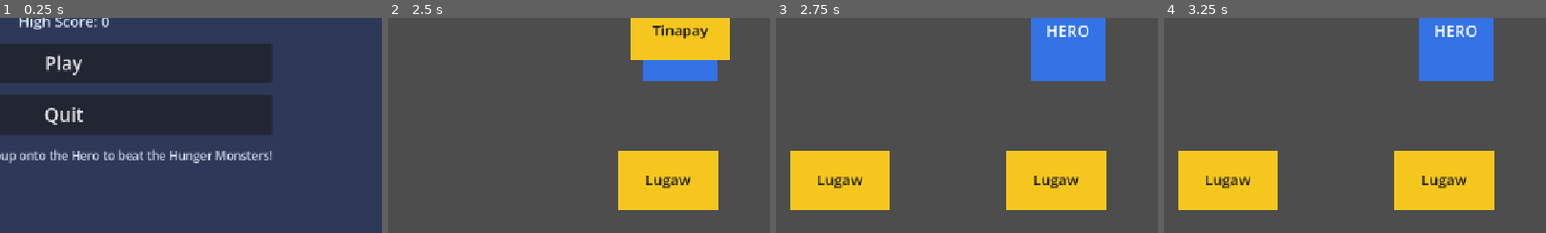
Above: before the commit, frames 1-4 (left to right).
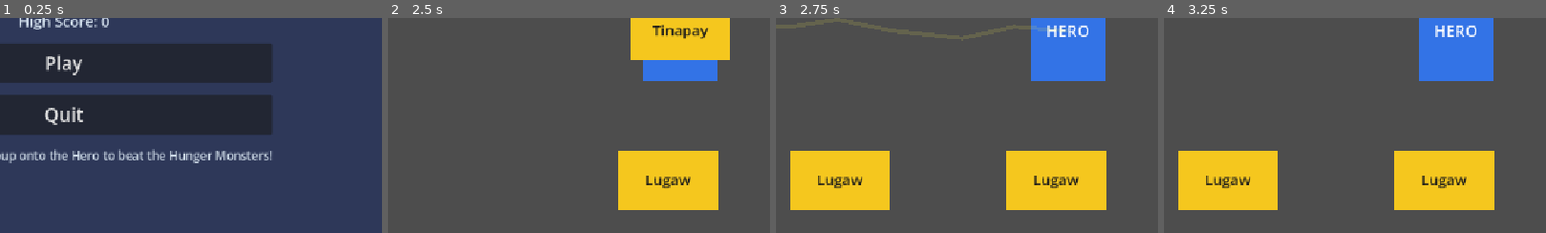
Above: after the commit, the same moments.

Repository: NeilFritzAlfaroGNC/TEST-GAME-BY-CLAUDE
Game: Godot game, scene res://scenes/MainMenu.tscn
The game is run twice, just before and just after one commit, with the same random seed, the same clock (stepped at 60 frames per second) and the same inputs.
Inputs (mouse positions are % of the whole screen's width and height, from its top left):
- Up to frame 1 (0.25 s): no input
- Up to frame 2 (2.5 s): click "Play" at 0.5 s; drag from (22, 84) to (80, 49) at 1.27 s; drag from (50, 84) to (80, 49) at 2.02 s
- Up to frame 3 (2.75 s): no input
- Up to frame 4 (3.25 s): move the mouse to (78, 84) at 2.77 s; click (78, 84) at 2.92 s
The pictures show only the part of the screen within x 42-92%, y 46-96%; the shares and areas given below are measured in that part.

Frames 1-2 are identical in both runs. In frame 3, 0.1% of the frame differs, in the area x 66-77%, y 3-7%; in frame 4, nothing differs.

Commit message:
Add special attack effects and sound (Phase 8 + audio)
Builds the Go=zap / Glow=heal / Grow=slam special attacks and a full
procedural sound layer on top of the existing gray-box core.

- Effects (procedural, no art assets): Go lightning zap, Glow green heal
  pulse + expanding ring, Grow shockwave with camera screen-shake and a
  hero lunge. Added a Camera2D to the game scene to drive the shake.
- Audio: new Audio autoload plays one-shot SFX and a looping music bed,
  fully null-guarded. Sounds (correct/wrong/zap/heal/slam/click/win/lose/
  music) are generated locally by tools/generate_audio.py (Python stdlib,
  no downloads).
- Wired sound into correct/wrong hits, monster breakthrough, level
  complete, button clicks, and win/lose; menu and game share a seamless
  music bed.
- Validated headless on Godot 4.6.3: all scenes load and run with no
  script/parse/null errors.

Co-Authored-By: Claude Opus 4.8 <noreply@anthropic.com>

Diff:
--- a/project.godot
+++ b/project.godot
@@ -18,6 +18,7 @@
 [autoload]
 
 GameData="*res://scripts/GameData.gd"
+Audio="*res://scripts/Audio.gd"
 
 [display]
 
--- a/scenes/Main.tscn
+++ b/scenes/Main.tscn
@@ -20,6 +20,9 @@
 anchor_bottom = 1.0
 mouse_filter = 2
 color = Color(0.74, 0.87, 0.96, 1)
+
+[node name="Camera2D" type="Camera2D" parent="."]
+position = Vector2(576, 324)
 
 [node name="Hero" type="Area2D" parent="."]
 position = Vector2(920, 320)
--- /dev/null
+++ b/scripts/Audio.gd
@@ -0,0 +1,58 @@
+extends Node
+## Autoload ("Audio"). One-shot sound effects + looping background music.
+## WAV files live in res://audio/ and are generated by tools/generate_audio.py.
+## Everything is null-guarded, so the game still runs if a sound is missing.
+
+var _players: Dictionary = {}
+var _streams: Dictionary = {}
+var _music: AudioStreamPlayer
+
+func play(sfx: String, volume_db: float = 0.0) -> void:
+	var stream = _get_stream(sfx)
+	if stream == null:
+		return
+	var p: AudioStreamPlayer = _players.get(sfx)
+	if p == null:
+		p = AudioStreamPlayer.new()
+		add_child(p)
+		p.stream = stream
+		_players[sfx] = p
+	p.volume_db = volume_db
+	p.play()
+
+func play_music(track: String, volume_db: float = -14.0) -> void:
+	var stream = _get_stream(track)
+	if stream == null:
+		return
+	if stream is AudioStreamWAV:
+		stream.loop_mode = AudioStreamWAV.LOOP_FORWARD
+		stream.loop_begin = 0
+		stream.loop_end = stream.data.size() / 2   # 16-bit mono -> bytes / 2 = frames
+	if _music == null:
+		_music = AudioStreamPlayer.new()
+		add_child(_music)
+	if _music.stream == stream and _music.playing:
+		return   # already playing this track, don't restart
+	_music.stream = stream
+	_music.volume_db = volume_db
+	_music.play()
+
+func stop_music() -> void:
+	if _music != null:
+		_music.stop()
+
+func _exit_tree() -> void:
+	# Stop music on shutdown. (Headless --quit-after may still log a benign
+	# "resource still in use" notice for the cached audio sample; that does not
+	# happen on a normal window close and does not affect the running game.)
+	stop_music()
+
+func _get_stream(name: String):
+	if _streams.has(name):
+		return _streams[name]
+	var path := "res://audio/%s.wav" % name
+	var s = null
+	if ResourceLoader.exists(path):
+		s = load(path)
+	_streams[name] = s
+	return s
--- a/scripts/Main.gd
+++ b/scripts/Main.gd
@@ -1,11 +1,12 @@
 extends Node2D
 ## Game scene controller.
 ## Drives the level loop: spawn enemies, check dropped food, score, lives,
-## lesson popup after each level, then win or lose.
+## special attack effects (Go zap / Glow heal / Grow slam), lesson popup, win/lose.
 
 @export var enemy_scene: PackedScene
 
 @onready var hero: Area2D = $Hero
+@onready var cam: Camera2D = $Camera2D
 @onready var hint_label: Label = $HUD/HintLabel
 @onready var score_label: Label = $HUD/ScoreLabel
 @onready var lives_label: Label = $HUD/LivesLabel
@@ -21,6 +22,11 @@
 var enemies_to_spawn: int = 0
 var game_active: bool = false
 
+# Screen-shake state (used by the Grow slam).
+var _shake_time: float = 0.0
+var _shake_dur: float = 0.0
+var _shake_strength: float = 0.0
+
 const SPAWN_INTERVAL := 2.2
 const POINTS_PER_ENEMY := 10
 
@@ -30,7 +36,17 @@
 	spawn_timer.wait_time = SPAWN_INTERVAL
 	spawn_timer.timeout.connect(_spawn_enemy)
 	lesson_root.visible = false
+	Audio.play_music("music")
 	_start_level()
+
+func _process(delta: float) -> void:
+	# Camera shake decay.
+	if _shake_time > 0.0:
+		_shake_time -= delta
+		var s := _shake_strength * (_shake_time / _shake_dur)
+		cam.offset = Vector2(randf_range(-s, s), randf_range(-s, s))
+	elif cam.offset != Vector2.ZERO:
+		cam.offset = Vector2.ZERO
 
 # === Level setup ===
 func _start_level() -> void:
@@ -65,23 +81,26 @@
 	if not game_active:
 		return
 	if food.food_group == correct_group:
-		var defeated := defeat_closest_enemy()
-		if defeated:
+		var result := defeat_closest_enemy()
+		if result["hit"]:
 			GameData.score += POINTS_PER_ENEMY
 			hint_label.text = "Correct! %s is a %s food. Monster defeated!" % [food.label.text, correct_group]
+			_play_attack(correct_group, result["pos"])
 		else:
 			hint_label.text = "Correct! %s is a %s food. Wait for a monster!" % [food.label.text, correct_group]
+			Audio.play("correct")
 		_set_hint_color(Color(0.10, 0.55, 0.15))
 		_refresh_one_food(food)
 		_update_hud()
 	else:
 		hint_label.text = "Oops! %s is not a %s food. Try again!" % [food.label.text, correct_group]
 		_set_hint_color(Color(0.75, 0.10, 0.10))
-
-func defeat_closest_enemy() -> bool:
+		Audio.play("wrong")
+
+func defeat_closest_enemy() -> Dictionary:
 	var enemies := get_tree().get_nodes_in_group("enemies")
 	if enemies.is_empty():
-		return false
+		return {"hit": false, "pos": Vector2.ZERO}
 	var closest = null
 	var best: float = INF
 	for e in enemies:
@@ -90,9 +109,10 @@
 			best = d
 			closest = e
 	if closest != null:
+		var pos: Vector2 = closest.global_position
 		_despawn_enemy(closest)
-		return true
-	return false
+		return {"hit": true, "pos": pos}
+	return {"hit": false, "pos": Vector2.ZERO}
 
 # Called by Enemy.gd when it reaches the hero.
 func enemy_reached_hero(enemy) -> void:
@@ -101,6 +121,8 @@
 	GameData.lives -= 1
 	hint_label.text = "Oh no! A Hunger Monster got through!"
 	_set_hint_color(Color(0.75, 0.10, 0.10))
+	Audio.play("wrong")
+	_shake(6.0, 0.25)
 	if GameData.lives <= 0:
 		enemy.remove_from_group("enemies")
 		enemy.queue_free()
@@ -124,16 +146,97 @@
 	if enemies_to_spawn <= 0 and get_tree().get_nodes_in_group("enemies").is_empty():
 		_level_complete()
 
+# === Special attack effects (Phase 8) ===
+func _play_attack(group: String, target: Vector2) -> void:
+	match group:
+		"Go":
+			_effect_zap(hero.global_position, target)
+		"Glow":
+			_effect_heal(hero.global_position)
+		"Grow":
+			_effect_slam(target)
+		_:
+			_effect_zap(hero.global_position, target)
+
+# Go = ZAP: a jagged lightning bolt from the Hero to the enemy.
+func _effect_zap(from: Vector2, to: Vector2) -> void:
+	Audio.play("zap")
+	var line := Line2D.new()
+	line.width = 6.0
+	line.default_color = Color(1.0, 0.95, 0.30)
+	line.z_index = 50
+	add_child(line)
+	var pts := PackedVector2Array()
+	var segments := 8
+	for i in range(segments + 1):
+		var t := float(i) / float(segments)
+		var p := from.lerp(to, t)
+		if i != 0 and i != segments:
+			p += Vector2(randf_range(-18, 18), randf_range(-18, 18))
+		pts.append(p)
+	line.points = pts
+	var tw := create_tween()
+	tw.tween_interval(0.06)
+	tw.tween_property(line, "modulate:a", 0.0, 0.20)
+	tw.tween_callback(line.queue_free)
+
+# Glow = HEAL: a green pulse on the Hero plus an expanding ring.
+func _effect_heal(center: Vector2) -> void:
+	Audio.play("heal")
+	_spawn_ring(center, Color(0.30, 0.95, 0.45))
+	hero.modulate = Color(0.45, 1.0, 0.55)
+	var tw := create_tween()
+	tw.tween_property(hero, "modulate", Color(1, 1, 1, 1), 0.4)
+
+# Grow = SLAM: a heavy impact ring, screen shake, and a Hero lunge.
+func _effect_slam(target: Vector2) -> void:
+	Audio.play("slam")
+	_spawn_ring(target, Color(1.0, 0.55, 0.20))
+	_shake(9.0, 0.30)
+	var orig := hero.position
+	var dir := (target - hero.global_position).normalized()
+	var tw := create_tween()
+	tw.tween_property(hero, "position", orig + dir * 28.0, 0.06)
+	tw.tween_property(hero, "position", orig, 0.18)
+
+func _spawn_ring(center: Vector2, color: Color) -> void:
+	var ring := Line2D.new()
+	ring.width = 6.0
+	ring.default_color = color
+	ring.closed = true
+	ring.z_index = 40
+	ring.position = center
+	var pts := PackedVector2Array()
+	var n := 24
+	for i in range(n):
+		var a := TAU * float(i) / float(n)
+		pts.append(Vector2(cos(a), sin(a)) * 30.0)
+	ring.points = pts
+	add_child(ring)
+	var tw := create_tween()
+	tw.set_parallel(true)
+	tw.tween_property(ring, "scale", Vector2(3.0, 3.0), 0.4)
+	tw.tween_property(ring, "modulate:a", 0.0, 0.4)
+	tw.set_parallel(false)
+	tw.tween_callback(ring.queue_free)
+
+func _shake(strength: float, duration: float) -> void:
+	_shake_strength = strength
+	_shake_dur = duration
+	_shake_time = duration
+
 # === Lesson popup after each level ===
 func _level_complete() -> void:
 	game_active = false
 	spawn_timer.stop()
+	Audio.play("correct")
 	var lvl: Dictionary = GameData.LEVELS[GameData.current_level]
 	lesson_title.text = lvl["name"] + " complete!"
 	lesson_label.text = lvl["lesson"]
 	lesson_root.visible = true
 
 func _on_continue_pressed() -> void:
+	Audio.play("click")
 	lesson_root.visible = false
 	GameData.current_level += 1
 	if GameData.current_level >= GameData.LEVELS.size():
--- a/scripts/MainMenu.gd
+++ b/scripts/MainMenu.gd
@@ -3,10 +3,13 @@
 
 func _ready() -> void:
 	$CenterContainer/VBox/HighScore.text = "High Score: %d" % GameData.high_score
+	Audio.play_music("music")
 
 func _on_play_pressed() -> void:
+	Audio.play("click")
 	GameData.reset_run()
 	get_tree().change_scene_to_file("res://scenes/Main.tscn")
 
 func _on_quit_pressed() -> void:
+	Audio.play("click")
 	get_tree().quit()
--- a/scripts/ResultScreen.gd
+++ b/scripts/ResultScreen.gd
@@ -8,10 +8,14 @@
 	title.add_theme_color_override("font_color", Color(0.3, 0.9, 0.4) if win else Color(0.95, 0.4, 0.4))
 	$CenterContainer/VBox/Score.text = "Final Score: %d" % GameData.score
 	$CenterContainer/VBox/HighScore.text = "High Score: %d" % GameData.high_score
+	Audio.stop_music()
+	Audio.play("win" if win else "lose")
 
 func _on_play_again_pressed() -> void:
+	Audio.play("click")
 	GameData.reset_run()
 	get_tree().change_scene_to_file("res://scenes/Main.tscn")
 
 func _on_menu_pressed() -> void:
+	Audio.play("click")
 	get_tree().change_scene_to_file("res://scenes/MainMenu.tscn")
Not shown, added: audio/click.wav.import
Not shown, added: audio/correct.wav.import
Not shown, added: audio/heal.wav.import
Not shown, added: audio/lose.wav.import
Not shown, added: audio/music.wav.import
Not shown, added: audio/slam.wav.import
Not shown, added: audio/win.wav.import
Not shown, added: audio/wrong.wav.import
Not shown, added: audio/zap.wav.import
Not shown, added: scripts/Audio.gd.uid
Not shown, changed: README.md
Not shown, added: audio/click.wav
(and 9 more such lines)
